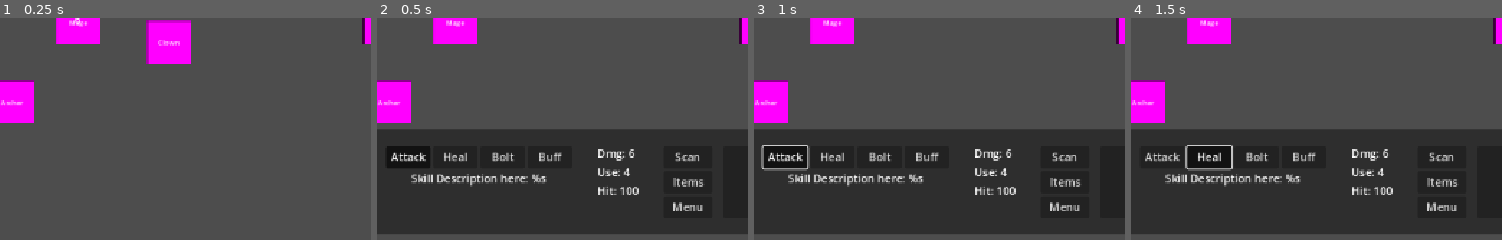
Above: before the commit, frames 1-4 (left to right).
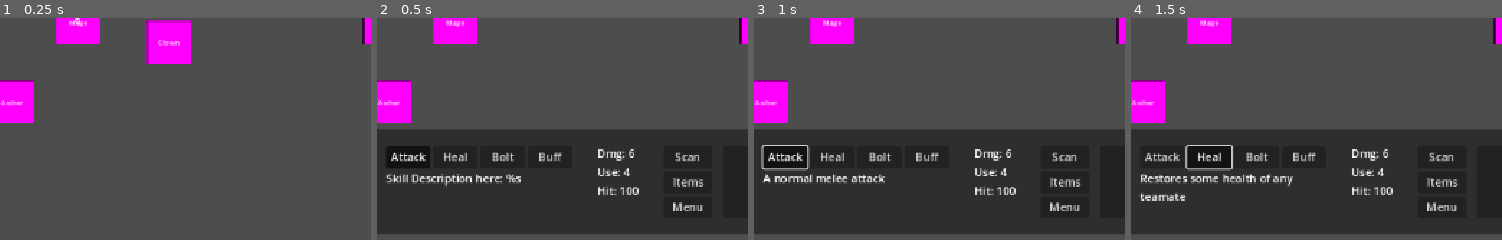
Above: after the commit, the same moments.

Repository: rockgem/imphie-rpg
Game: Godot game, scene res://scenes/World.tscn
Two runs of this game, one before a commit and one after it. Both use one fixed random seed, a clock stepped at 60 frames per second and the inputs below.
Inputs:
- Up to frame 1 (0.25 s): no input
- Up to frame 2 (0.5 s): no input
- Up to frame 3 (1 s): click "Attack" at 0.5 s
- Up to frame 4 (1.5 s): click "Heal" at 1.25 s
The pictures show only the part of the screen within x 18-68%, y 50-100%; the shares and areas given below are measured in that part.

Frame 1 is identical in both runs. In frame 2, 1.0% of the frame differs, in the area x 2-46%, y 70-77%; in frame 3, 1.1%; in frame 4, 1.4%, in the area x 2-46%, y 70-83%.

Commit message:
display skill decsription on select

Diff:
--- a/globals/ManagerGame.gd
+++ b/globals/ManagerGame.gd
@@ -6,6 +6,7 @@
 signal wave_finished
 signal wave_started
 signal entity_action_finished
+signal game_over(is_win)
 
 
 # here we reference the entire game level / the game world so we can easily access things
@@ -15,10 +16,12 @@
 
 
 var player_data = {}
+var skills_data = {}
 
 
 func _ready() -> void:
 	player_data = get_data("res://reso/data/player_data.json")
+	skills_data = get_data("res://reso/data/skills_data.json")
 	var characters = get_data("res://reso/data/characters.json")
 
 	# add the starting characters into player_data :D
--- a/scenes/Ui.gd
+++ b/scenes/Ui.gd
@@ -7,6 +7,9 @@
 	clear_players()
 
 	$BottomPanel.hide()
+
+	for skill_button in $BottomPanel/HBoxContainer/AttackOptionsBox/HBoxContainer.get_children():
+		skill_button.pressed.connect(on_attack_selected.bind(skill_button.text))
 
 
 func _physics_process(delta: float) -> void:
@@ -47,3 +50,9 @@
 func hide_bottom_panel():
 
 	$BottomPanel.hide()
+
+
+func on_attack_selected(attack_name: String):
+	var skill_data = ManagerGame.skills_data[attack_name]
+
+	$BottomPanel/HBoxContainer/AttackOptionsBox/SkillDescription.text =  skill_data['desc']
--- a/scenes/Ui.tscn
+++ b/scenes/Ui.tscn
@@ -165,7 +165,7 @@
 [node name="SkillDescription" type="Label" parent="BottomPanel/HBoxContainer/AttackOptionsBox"]
 layout_mode = 2
 text = "Skill Description here: %s"
-horizontal_alignment = 1
+autowrap_mode = 2
 
 [node name="VSeparator2" type="VSeparator" parent="BottomPanel/HBoxContainer"]
 layout_mode = 2
--- a/scenes/World.gd
+++ b/scenes/World.gd
@@ -15,6 +15,7 @@
 
 func _ready() -> void:
 	ManagerGame.entity_action_finished.connect(on_entity_action_finished)
+	ManagerGame.game_over.connect(on_game_over)
 
 	ManagerGame.global_main_world_ref = self
 
@@ -120,3 +121,10 @@
 	else:
 		$UI.hide_bottom_panel()
 		turns_arrangement[0].choose_random_player_attack()
+
+
+func on_game_over(is_win):
+	if is_win:
+		pass
+	else:
+		pass
